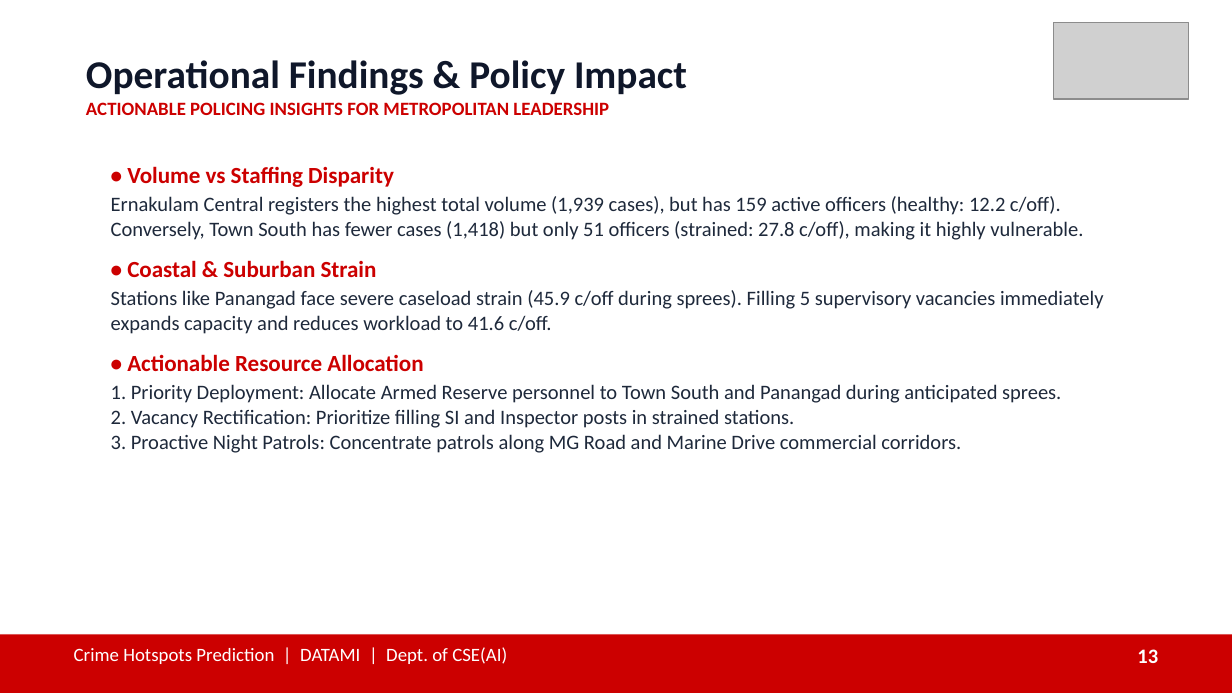
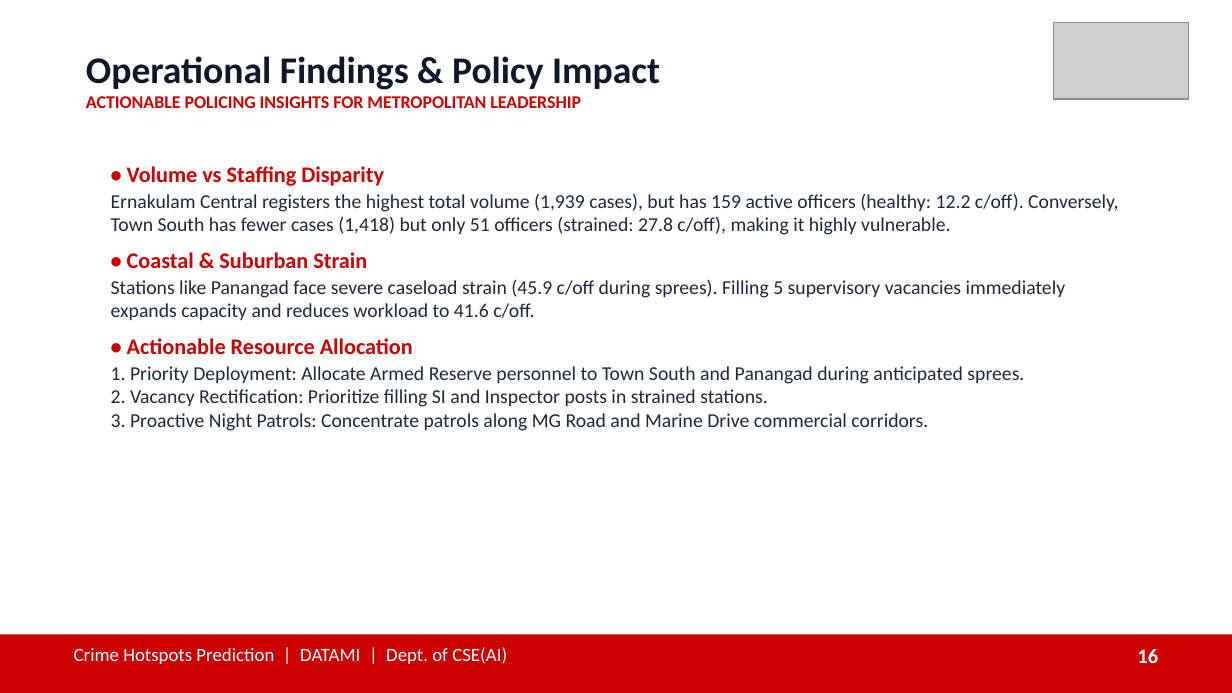
Before and after one commit to JVN321/DATAMI, a slide deck: slide 16 of presentation/Crime_Hotspots_Prediction_DATAMI.pptx (slide 13 before the commit). Drawn at 1232x693 pixels with LibreOffice and Linux fonts; fonts in the diff are those of the drawing; grey boxes stand for pictures. Boxes give left, top, right and bottom in pixels: in the first picture for what was removed or moved away, otherwise in the second. Text is boxed around its words. In the diff, an @@ line names an element or a change of style, - is before the commit and + after.

Commit message:
feat: expand presentation structure with 19 detailed slides and syllabus mappings

```diff
--- a/presentation/Crime_Hotspots_Prediction_DATAMI.pptx
+++ b/presentation/Crime_Hotspots_Prediction_DATAMI.pptx
@@ text "Operational Findings & Policy Impact" at (86, 56, 660, 108): size 23 to 22 pt in "Operational Findings & Policy Impact"; size 11 to 10.5 pt in "ACTIONABLE POLICING INSIGHTS FOR METROPOLITAN LEADERSHIP" @@
@@ text "• Volume vs Staffing Disparity" at (111, 166, 1118, 431): size 13.5 to 13 pt in "• Volume vs Staffing Disparity", "• Coastal & Suburban Strain", "• Actionable Resource Allocation"; size 12 to 11.5 pt in "Ernakulam Central registers the highest total volume ...", "Stations like Panangad face severe caseload strain ...", "1. Priority Deployment: Allocate Armed Reserve personnel ..."; less space between paragraphs @@
@@ text at (1137, 649, 1158, 663): text changed @@
-13
+16
```
Also in this commit, not shown: 15 other slides changed, 4 slides added, 1 slide removed, 25 other files.
